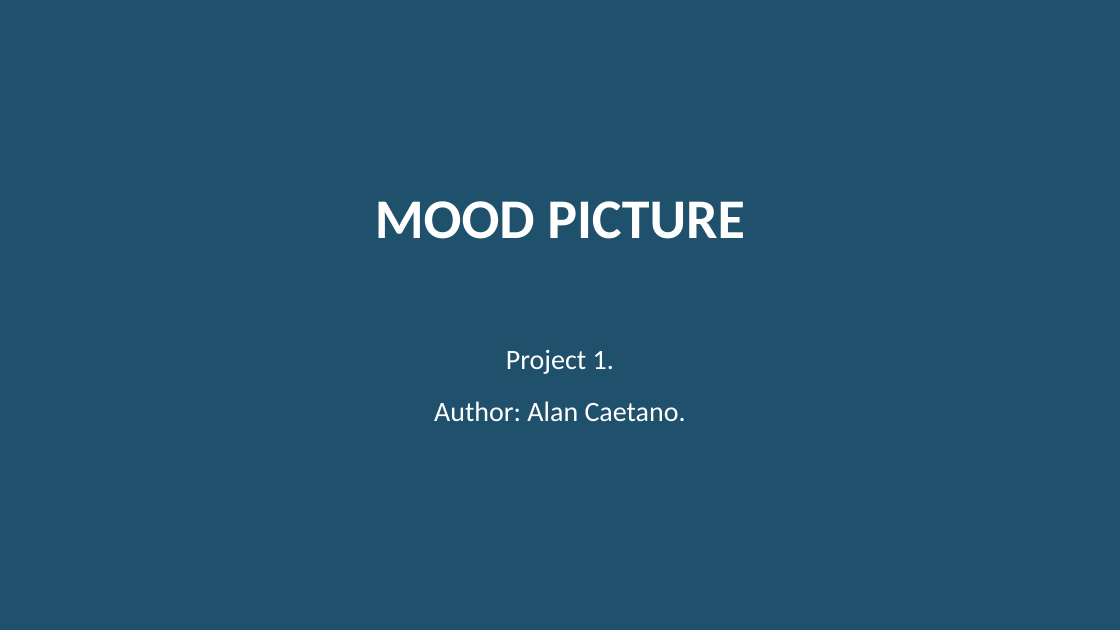
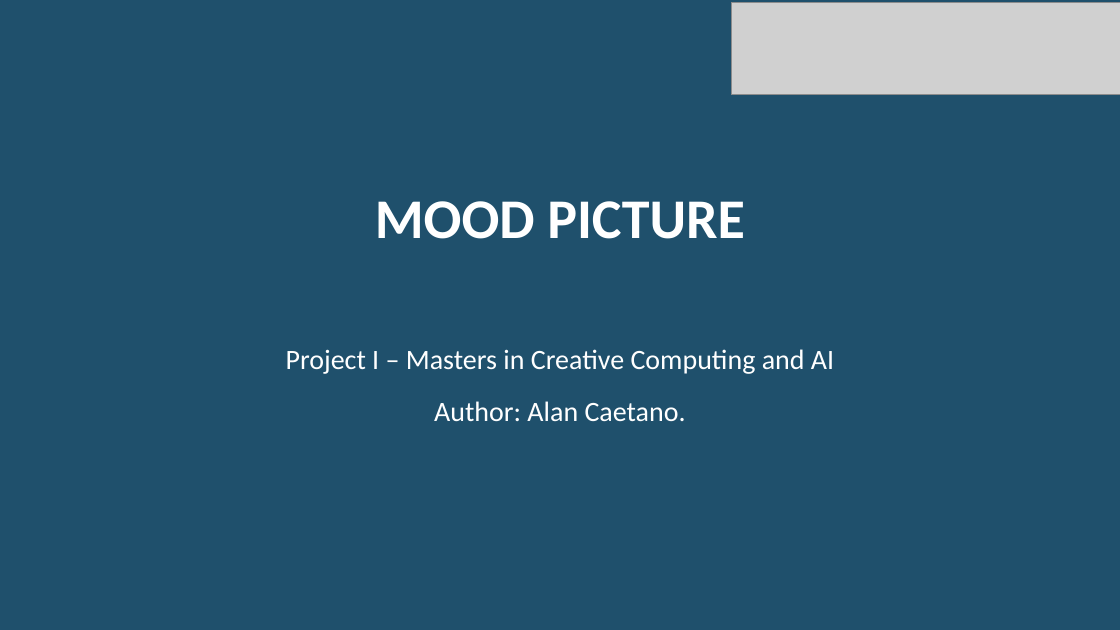
Before and after one commit to alannunescaetano/MoodPicture, a slide deck: slide 1 of Documents/Mood Picture - Second presentation.pptx. Drawn at 1120x630 pixels with LibreOffice and Linux fonts; fonts in the diff are those of the drawing; grey boxes stand for pictures. Boxes give left, top, right and bottom in pixels: in the first picture for what was removed or moved away, otherwise in the second. Text is boxed around its words. In the diff, an @@ line names an element or a change of style, - is before the commit and + after.

```diff
--- a/Documents/Mood Picture - Second presentation.pptx
+++ b/Documents/Mood Picture - Second presentation.pptx
@@ picture added at <box>732,3,1120,94</box> @@
@@ subtitle at <box>286,349,834,374</box>: text changed @@
-Project 1.
+Project I – Masters in Creative Computing and AI
```
Also in this commit, not shown: 2 other slides changed, 13 slides added, 2 slides removed.
